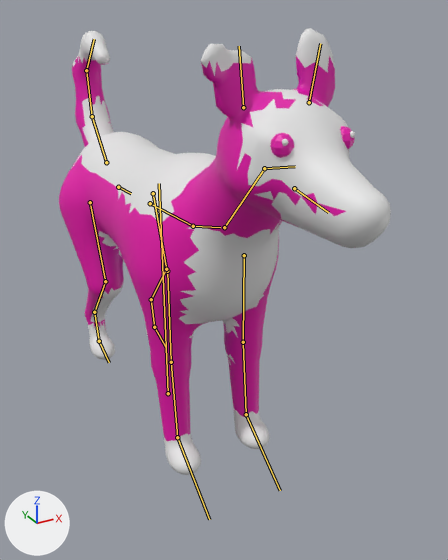
An edit to the glTF model assets/court_sets/animals/court_dog.glb, drawn before and after from the same camera.
Camera for both pictures: a 50 mm lens placed at (-0.439, -1.046, 0.761), pointed at (0.07, -0.121, 0.298). Lighting does not change. The marker at lower left points along +X, +Y and +Z. The first picture is the older version. The bones that bend it are drawn over the model as lines.

Names of what the first picture shows: 'Dog', 'Eyes'.
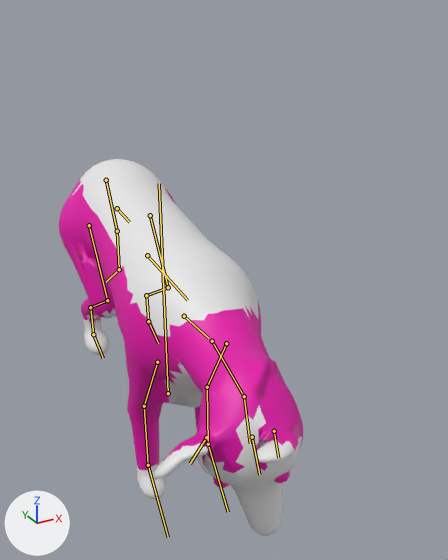
The newer file adds an action. The first version stands in its rest pose; the second is drawn at frame 11 of the action 'crunch'.

Where the change shows, as pixel boxes [x1, y1, x2, y2] in the pictures (448 x 560 px):
'Dog', posed (26% narrower, 16% shorter)
    before: [59, 28, 391, 475]
    after: [59, 159, 303, 536]
'Eyes', posed
    before: [270, 126, 355, 158]
    after: [213, 471, 290, 490]
bone 'pelvis', root to tip
    before: (118, 187) to (131, 193)
    after: (117, 208) to (129, 222)
bone 'spine', root to tip
    before: (150, 203) to (193, 226)
    after: (147, 255) to (187, 300)
bone 'chest', root to tip
    before: (193, 226) to (220, 227)
    after: (184, 316) to (208, 338)
bone 'neck', root to tip
    before: (224, 227) to (264, 168)
    after: (212, 341) to (244, 396)
bone 'head', root to tip
    before: (264, 168) to (295, 166)
    after: (244, 396) to (250, 443)
bone 'ear.L', root to tip
    before: (309, 102) to (320, 43)
    after: (274, 431) to (278, 458)
bone 'jaw', root to tip
    before: (294, 188) to (328, 212)
    after: (252, 437) to (259, 474)
bone 'upperarm.L', root to tip
    before: (244, 255) to (243, 342)
    after: (226, 343) to (207, 387)
bone 'forearm.L', root to tip
    before: (243, 342) to (246, 414)
    after: (207, 387) to (208, 444)
bone 'fpaw.L', root to tip
    before: (246, 414) to (280, 490)
    after: (208, 444) to (228, 512)
bone 'upperarm.R', root to tip
    before: (167, 271) to (171, 362)
    after: (157, 362) to (144, 406)
bone 'forearm.R', root to tip
    before: (171, 362) to (177, 437)
    after: (144, 406) to (148, 465)
bone 'fpaw.R', root to tip
    before: (177, 437) to (209, 519)
    after: (148, 465) to (168, 537)
bone 'tail1', root to tip
    before: (106, 162) to (92, 116)
    after: (106, 180) to (117, 231)
bone 'tail2', root to tip
    before: (92, 116) to (86, 70)
    after: (117, 231) to (119, 269)
bone 'tail3', root to tip
    before: (86, 70) to (94, 39)
    after: (119, 269) to (106, 282)
bone 'thigh.L', root to tip
    before: (153, 193) to (166, 269)
    after: (150, 215) to (168, 287)
bone 'shin.L', root to tip
    before: (166, 269) to (151, 299)
    after: (168, 287) to (146, 295)
bone 'hock.L', root to tip
    before: (151, 299) to (154, 327)
    after: (146, 295) to (148, 321)
bone 'thigh.R', root to tip
    before: (90, 202) to (105, 281)
    after: (89, 225) to (107, 300)
bone 'shin.R', root to tip
    before: (105, 281) to (94, 312)
    after: (107, 300) to (90, 307)
bone 'hock.R', root to tip
    before: (94, 312) to (99, 341)
    after: (90, 307) to (93, 334)

Edits to the bpy script that builds the scene:
```text
Change bone_pelvis:
    where bone_pelvis = bpy.data.objects['Dog.001'].pose.bones['pelvis']  # child of 'root'
    bone_pelvis.location: (0.0, 0.0, 0.0) -> (0.0, -0.025, 0.054)
    bone_pelvis.rotation_quaternion: (1.0, 0.0, 0.0, 0.0) -> (0.996, 0.086, 0.0, 0.0)  # degrees (0, 0, 0) -> degrees (10, 0, 0)
Change bone_spine:
    where bone_spine = bpy.data.objects['Dog.001'].pose.bones['spine']  # child of 'pelvis'
    bone_spine.location: (0.0, 0.0, 0.0) -> (0.0, -0.002, 0.033)
Change bone_chest:
    where bone_chest = bpy.data.objects['Dog.001'].pose.bones['chest']  # child of 'spine'
    bone_chest.location: (0.0, 0.0, 0.0) -> (0.0, -0.022, 0.04)
    bone_chest.rotation_quaternion: (1.0, 0.0, 0.0, 0.0) -> (0.999, 0.038, 0.0, 0.0)  # degrees (0, 0, 0) -> degrees (4, 0, 0)
Change bone_neck:
    where bone_neck = bpy.data.objects['Dog.001'].pose.bones['neck']  # child of 'chest'
    bone_neck.rotation_quaternion: (1.0, 0.0, 0.0, 0.0) -> (0.946, 0.312, -0.041, 0.077)  # degrees (0, 0, 0) -> degrees (36, -7, 7)
Change bone_head:
    where bone_head = bpy.data.objects['Dog.001'].pose.bones['head']  # child of 'neck'
    bone_head.rotation_quaternion: (1.0, 0.0, 0.0, 0.0) -> (0.95, 0.193, 0.24, 0.055)  # degrees (0, 0, 0) -> degrees (26, 26, 13)
Change bone_ear_l:
    where bone_ear_l = bpy.data.objects['Dog.001'].pose.bones['ear.L']  # child of 'head'
    bone_ear_l.rotation_quaternion: (1.0, 0.0, 0.0, 0.0) -> (1.0, 0.027, -0.005, -0.003)  # degrees (0, 0, 0) -> degrees (3, -1, 0)
Change bone_jaw:
    where bone_jaw = bpy.data.objects['Dog.001'].pose.bones['jaw']  # child of 'head'
    bone_jaw.rotation_quaternion: (1.0, 0.0, 0.0, 0.0) -> (1.0, 0.018, 0.0, 0.0)  # degrees (0, 0, 0) -> degrees (2, 0, 0)
Change bone_upperarm_l:
    where bone_upperarm_l = bpy.data.objects['Dog.001'].pose.bones['upperarm.L']  # child of 'chest'
    bone_upperarm_l.rotation_quaternion: (1.0, 0.0, 0.0, 0.0) -> (0.991, 0.134, 0.0, 0.0)  # degrees (0, 0, 0) -> degrees (15, 0, 0)
Change bone_forearm_l:
    where bone_forearm_l = bpy.data.objects['Dog.001'].pose.bones['forearm.L']  # child of 'upperarm.L'
    bone_forearm_l.rotation_quaternion: (1.0, 0.0, 0.0, 0.0) -> (0.978, -0.21, 0.0, 0.0)  # degrees (0, 0, 0) -> degrees (-24, 0, 0)
Change bone_fpaw_l:
    where bone_fpaw_l = bpy.data.objects['Dog.001'].pose.bones['fpaw.L']  # child of 'forearm.L'
    bone_fpaw_l.rotation_quaternion: (1.0, 0.0, 0.0, 0.0) -> (0.995, 0.096, 0.0, 0.0)  # degrees (0, 0, 0) -> degrees (11, 0, 0)
Change bone_upperarm_r:
    where bone_upperarm_r = bpy.data.objects['Dog.001'].pose.bones['upperarm.R']  # child of 'chest'
    bone_upperarm_r.rotation_quaternion: (1.0, 0.0, 0.0, 0.0) -> (0.991, 0.134, 0.0, 0.0)  # degrees (0, 0, 0) -> degrees (15, 0, 0)
Change bone_forearm_r:
    where bone_forearm_r = bpy.data.objects['Dog.001'].pose.bones['forearm.R']  # child of 'upperarm.R'
    bone_forearm_r.rotation_quaternion: (1.0, 0.0, 0.0, 0.0) -> (0.978, -0.21, 0.0, 0.0)  # degrees (0, 0, 0) -> degrees (-24, 0, 0)
Change bone_fpaw_r:
    where bone_fpaw_r = bpy.data.objects['Dog.001'].pose.bones['fpaw.R']  # child of 'forearm.R'
    bone_fpaw_r.rotation_quaternion: (1.0, 0.0, 0.0, 0.0) -> (0.995, 0.096, 0.0, 0.0)  # degrees (0, 0, 0) -> degrees (11, 0, 0)
Change bone_tail1:
    where bone_tail1 = bpy.data.objects['Dog.001'].pose.bones['tail1']  # child of 'pelvis'
    bone_tail1.rotation_quaternion: (1.0, 0.0, 0.0, 0.0) -> (-0.152, 0.986, 0.041, -0.063)  # degrees (0, 0, 0) -> degrees (-162, 6, 6)
Change bone_tail2:
    where bone_tail2 = bpy.data.objects['Dog.001'].pose.bones['tail2']  # child of 'tail1'
    bone_tail2.rotation_quaternion: (1.0, 0.0, 0.0, 0.0) -> (0.993, -0.12, 0.0, 0.0)  # degrees (0, 0, 0) -> degrees (-14, 0, 0)
Change bone_tail3:
    where bone_tail3 = bpy.data.objects['Dog.001'].pose.bones['tail3']  # child of 'tail2'
    bone_tail3.rotation_quaternion: (1.0, 0.0, 0.0, 0.0) -> (0.997, -0.072, 0.0, 0.0)  # degrees (0, 0, 0) -> degrees (-8, 0, 0)
Change bone_thigh_l:
    where bone_thigh_l = bpy.data.objects['Dog.001'].pose.bones['thigh.L']  # child of 'pelvis'
    bone_thigh_l.rotation_quaternion: (1.0, 0.0, 0.0, 0.0) -> (0.983, -0.181, 0.0, 0.0)  # degrees (0, 0, 0) -> degrees (-21, 0, 0)
Change bone_shin_l:
    where bone_shin_l = bpy.data.objects['Dog.001'].pose.bones['shin.L']  # child of 'thigh.L'
    bone_shin_l.rotation_quaternion: (1.0, 0.0, 0.0, 0.0) -> (0.964, 0.266, 0.0, 0.0)  # degrees (0, 0, 0) -> degrees (31, 0, 0)
Change bone_hock_l:
    where bone_hock_l = bpy.data.objects['Dog.001'].pose.bones['hock.L']  # child of 'shin.L'
    bone_hock_l.rotation_quaternion: (1.0, 0.0, 0.0, 0.0) -> (0.995, -0.096, 0.0, 0.0)  # degrees (0, 0, 0) -> degrees (-11, 0, 0)
Change bone_thigh_r:
    where bone_thigh_r = bpy.data.objects['Dog.001'].pose.bones['thigh.R']  # child of 'pelvis'
    bone_thigh_r.rotation_quaternion: (1.0, 0.0, 0.0, 0.0) -> (0.983, -0.181, 0.0, 0.0)  # degrees (0, 0, 0) -> degrees (-21, 0, 0)
Change bone_shin_r:
    where bone_shin_r = bpy.data.objects['Dog.001'].pose.bones['shin.R']  # child of 'thigh.R'
    bone_shin_r.rotation_quaternion: (1.0, 0.0, 0.0, 0.0) -> (0.964, 0.266, 0.0, 0.0)  # degrees (0, 0, 0) -> degrees (31, 0, 0)
Change bone_hock_r:
    where bone_hock_r = bpy.data.objects['Dog.001'].pose.bones['hock.R']  # child of 'shin.R'
    bone_hock_r.rotation_quaternion: (1.0, 0.0, 0.0, 0.0) -> (0.995, -0.096, 0.0, 0.0)  # degrees (0, 0, 0) -> degrees (-11, 0, 0)
```
